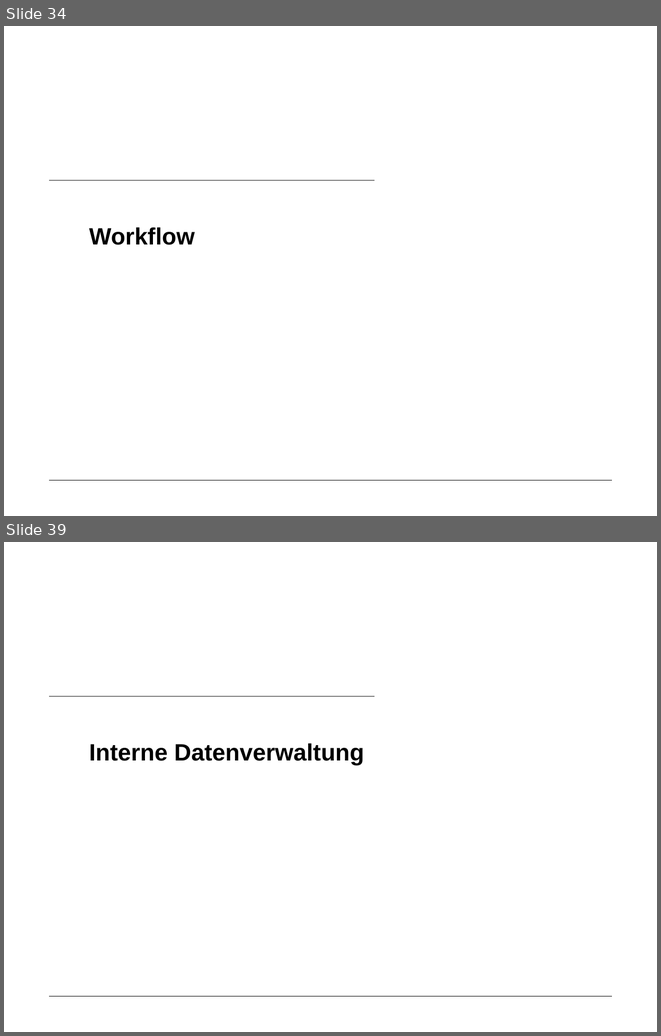
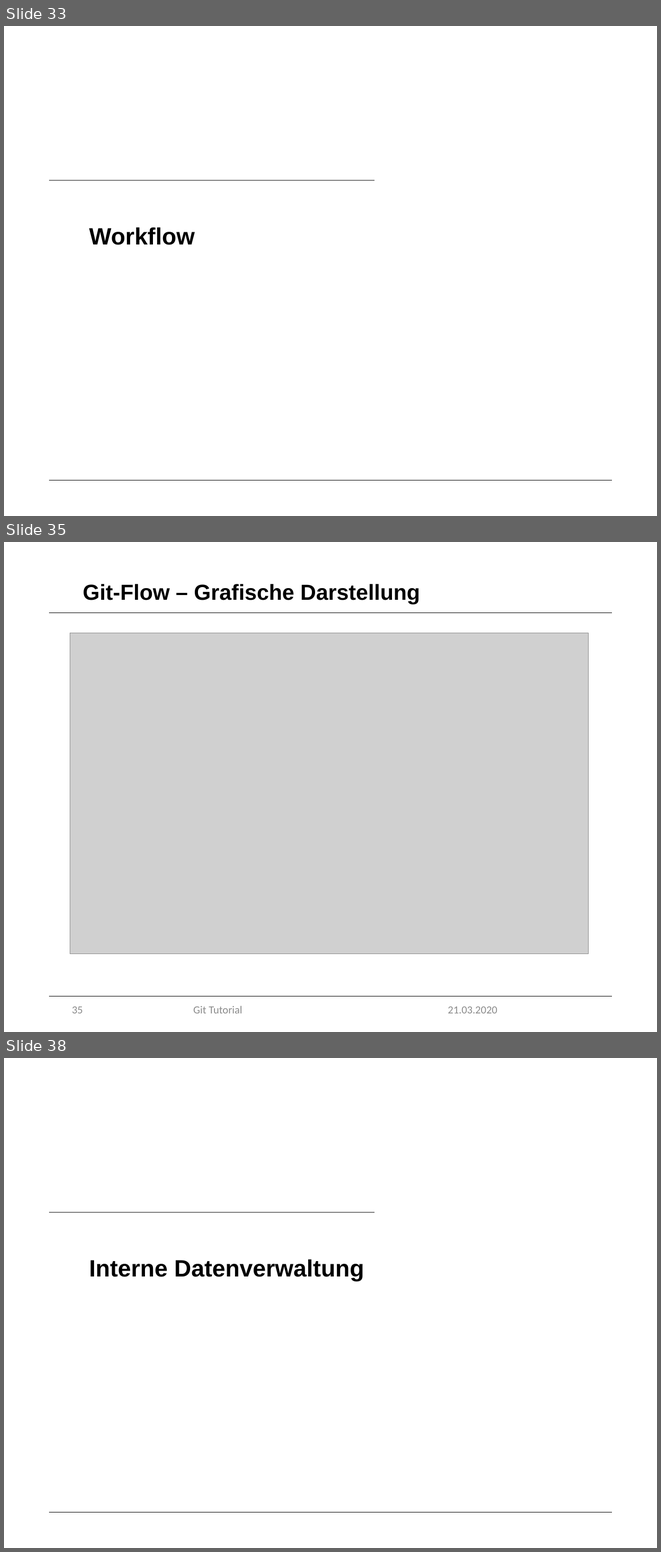
Before and after one commit to marcretzlaff/projektarbeit, a slide deck: Präsentation-90min/Präsentation-90min.pptx. Shown one above the other, each under a label of ours: slides 34 and 39 before the commit, slides 33, 35 and 38 after it; the slides between them are not shown. The pictures are 661x1036 and 661x1552 pixels, drawn with LibreOffice and Linux fonts; fonts in the diff are those of the drawing; grey boxes stand for pictures; background and template pictures are left out. Boxes give left, top, right and bottom in pixels: in the first picture for what was removed or moved away, otherwise in the second. Text is boxed around its words. In the diff, an @@ line names an element or a change of style, - is before the commit and + after.

```diff
--- a/Präsentation-90min/Präsentation-90min.pptx
+++ b/Präsentation-90min/Präsentation-90min.pptx
@@ slide 35 added at bbox=[4, 542, 657, 1032], background #FFFFFF; not listed: 1 template element that a slide beside it also shows @@
@@ title added at bbox=[83, 584, 420, 604], 24 pt, text #000000, bold @@
+Git-Flow – Grafische Darstellung
@@ line added from (49, 613) to (612, 613), #000000 0.5 pt @@
@@ picture added at bbox=[70, 633, 589, 953] @@
@@ page number added at bbox=[72, 1006, 83, 1013], 12 pt, text #8C8C8C @@
+35
@@ text added at bbox=[193, 1006, 242, 1013], 12 pt, text #8C8C8C @@
+Git Tutorial
@@ text added at bbox=[448, 1006, 497, 1013], 12 pt, text #8C8C8C @@
+21.03.2020
@@ what was slide 34 is now slide 33 @@
@@ what was slide 39 is now slide 38 @@
```
Also in this commit, not shown: 28 slides changed, 3 other slides added, 5 slides removed, 1 other file.
